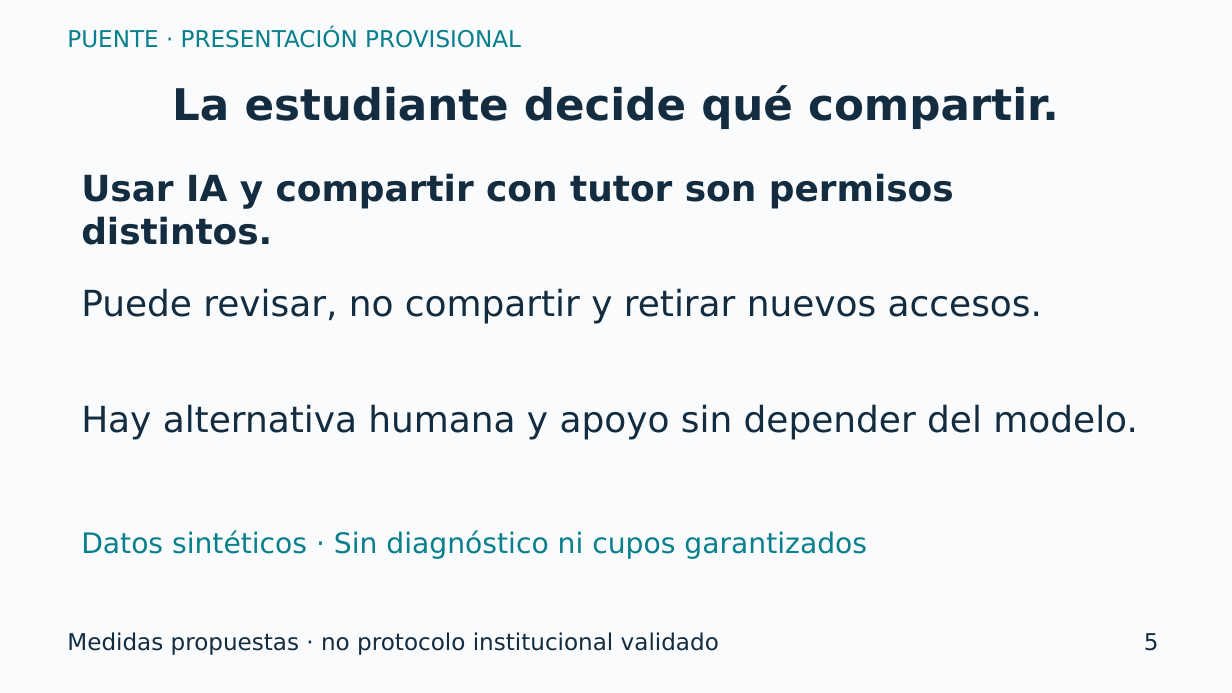
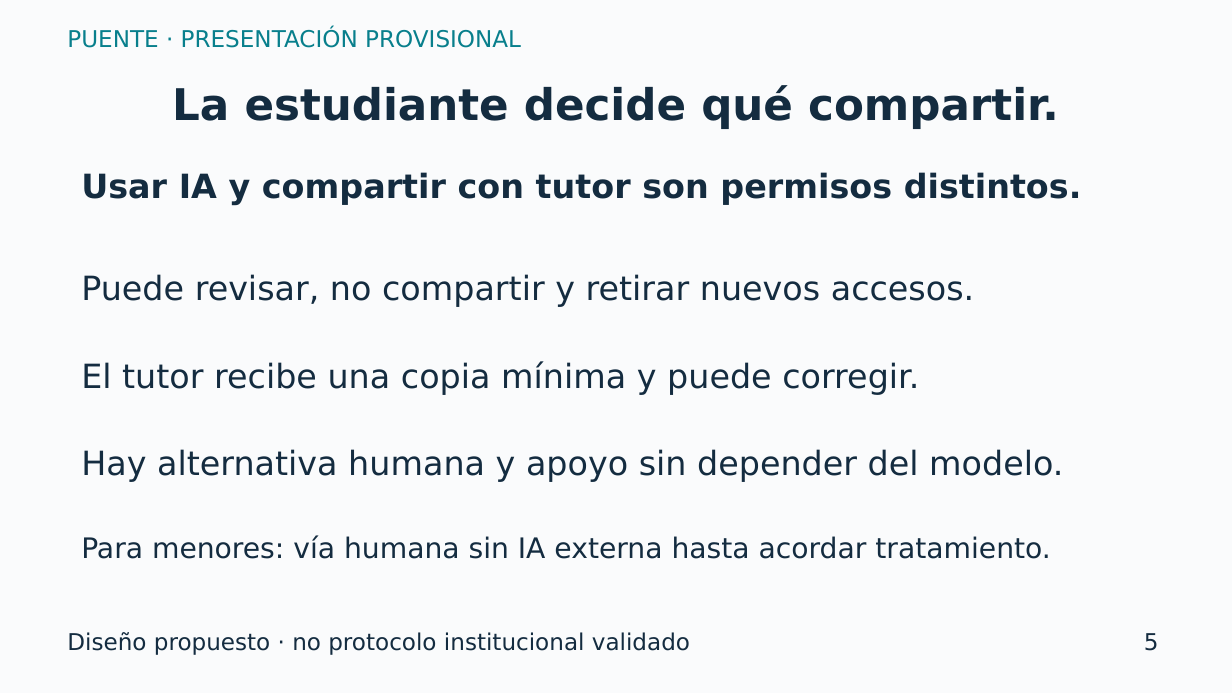
Before and after one commit to Ssj400/duoc-social, a slide deck: slide 5 of plan/preparacion/Pitch_Puente_provisional.pptx. Drawn at 1232x693 pixels with LibreOffice and Linux fonts; fonts in the diff are those of the drawing. Boxes give left, top, right and bottom in pixels: in the first picture for what was removed or moved away, otherwise in the second. Text is boxed around its words. In the diff, an @@ line names an element or a change of style, - is before the commit and + after.

```diff
--- a/plan/preparacion/Pitch_Puente_provisional.pptx
+++ b/plan/preparacion/Pitch_Puente_provisional.pptx
@@ text "Puede revisar, no compartir y ...": place and size @@
-text "Puede revisar, no compartir y ..." at [81,288,1042,324]
+text "Puede revisar, no compartir y ..." at [81,274,974,307]
@@ text added at [81,361,919,395], 26 pt, text #142C40 @@
+El tutor recibe una copia mínima y puede corregir.
@@ size 28 to 26 pt in 3 elements at [81,172,1082,206], [81,274,974,307], [81,449,1063,482] @@
@@ text "Hay alternativa humana y apoyo ...": place and size @@
-text "Hay alternativa humana y apoyo ..." at [81,404,1137,440]
+text "Hay alternativa humana y apoyo ..." at [81,449,1063,482]
@@ text removed at [81,531,867,559] @@
-Datos sintéticos · Sin diagnóstico ni cupos garantizados
@@ text added at [81,535,1050,559], 22 pt, text #142C40 @@
+Para menores: vía humana sin IA externa hasta acordar tratamiento.
@@ text at [67,632,690,655]: text changed @@
-Medidas propuestas · no protocolo institucional validado
+Diseño propuesto · no protocolo institucional validado
```
Also in this commit, not shown: 4 other slides changed, 1 slide added, 1 slide removed, 16 other files.
